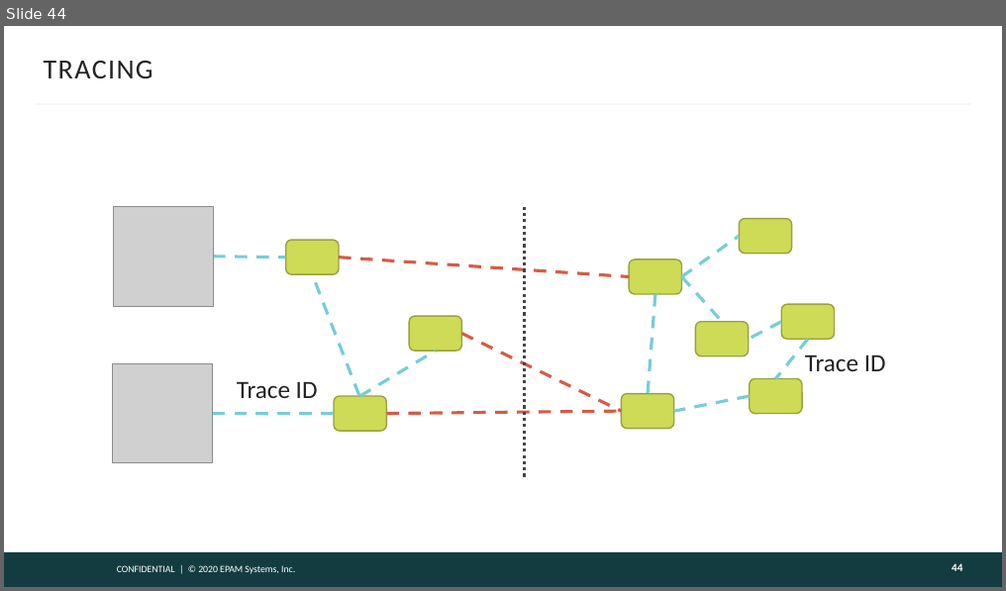
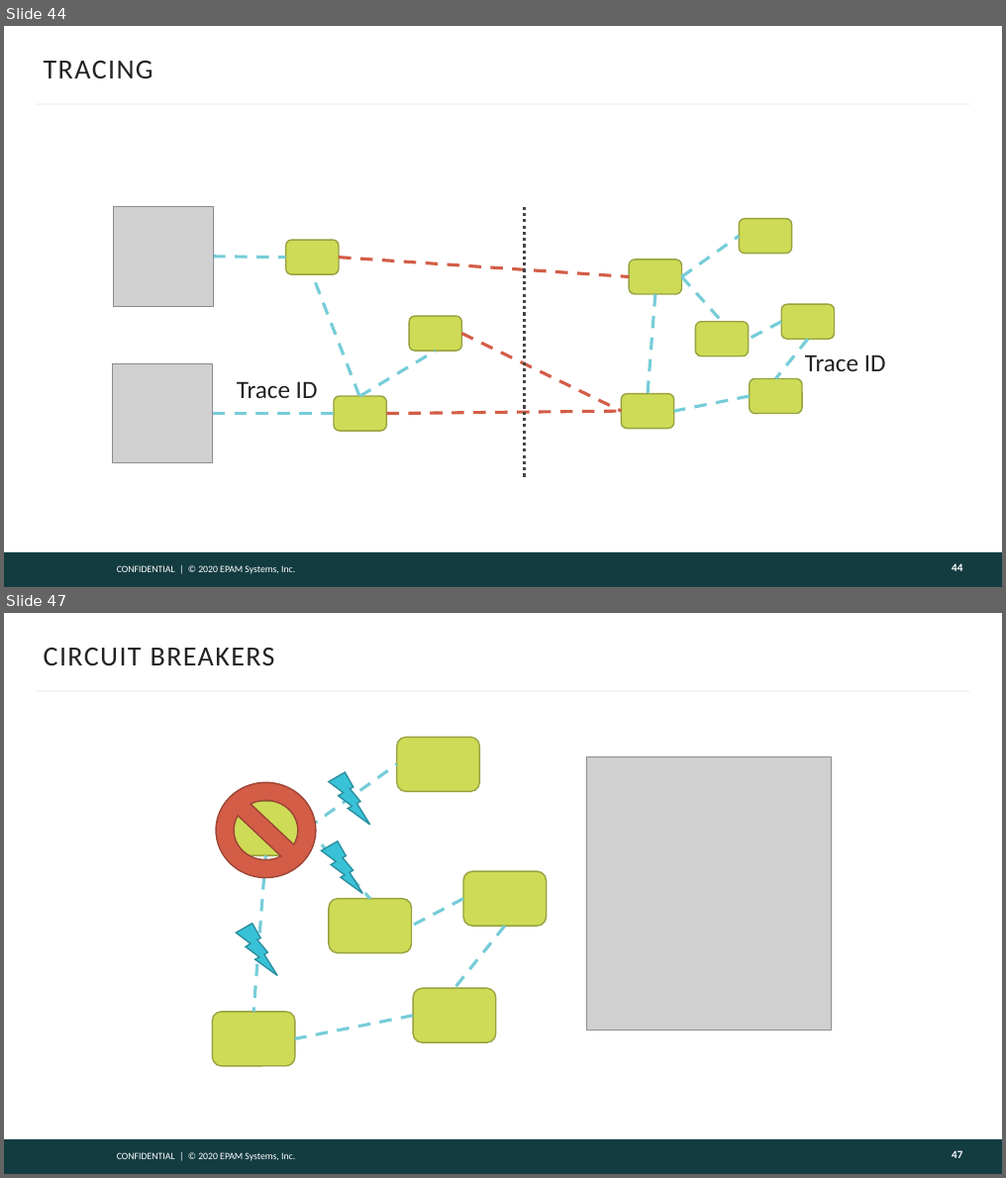
Before and after one commit to gitaroktato/introduction-to-microservices, a slide deck: lecture_3_microservice_patterns.pptx. Shown one above the other, each under a label of ours: slide 44 before the commit, slides 44 and 47 after it; the slides between them are not shown. The pictures are 1006x591 and 1006x1178 pixels, drawn with LibreOffice and Linux fonts; fonts in the diff are those of the drawing; grey boxes stand for pictures; background and template pictures are left out. Boxes give left, top, right and bottom in pixels: in the first picture for what was removed or moved away, otherwise in the second. Text is boxed around its words. In the diff, an @@ line names an element or a change of style, - is before the commit and + after.

```diff
--- a/lecture_3_microservice_patterns.pptx
+++ b/lecture_3_microservice_patterns.pptx
@@ slide 47 added at (4,613,1002,1174), background #FFFFFF; not listed: 3 template elements that a slide beside it also shows @@
@@ title added at (44,648,275,665), 20 pt, text #222222 @@
+CIRCUIT BREAKERS
@@ rounded rectangle added at (397,737,480,791), fill #CEDB56, outline #98A240 1 pt @@
@@ picture added at (587,758,833,1030) @@
@@ no-entry sign added at (216,782,315,877), fill #D35D47, outline #9C4535 1 pt @@
@@ line added from (307, 829) to (397, 764), #76CDD8 2.25 pt dashed @@
@@ lightning bolt added at (329,772,369,825), fill #39C2D7, outline #2A909F 1 pt @@
@@ rounded rectangle added at (225,802,307,857), fill #CEDB56, outline #98A240 1 pt @@
@@ line added from (307, 829) to (370, 898), #76CDD8 2.25 pt dashed @@
@@ lightning bolt added at (322,842,362,893), fill #39C2D7, outline #2A909F 1 pt @@
@@ line added from (265, 856) to (253, 1012), #76CDD8 2.25 pt dashed @@
@@ rounded rectangle added at (463,871,546,927), fill #CEDB56, outline #98A240 1 pt @@
@@ rounded rectangle added at (329,898,411,954), fill #CEDB56, outline #98A240 1 pt @@
@@ line added from (463, 898) to (411, 927), #76CDD8 2.25 pt dashed @@
@@ lightning bolt added at (236,923,276,975), fill #39C2D7, outline #2A909F 1 pt @@
@@ line added from (505, 927) to (454, 988), #76CDD8 2.25 pt dashed @@
@@ rounded rectangle added at (413,988,496,1043), fill #CEDB56, outline #98A240 1 pt @@
@@ rounded rectangle added at (213,1012,295,1067), fill #CEDB56, outline #98A240 1 pt @@
@@ line added from (413, 1016) to (295, 1039), #76CDD8 2.25 pt dashed @@
@@ page number added at (951,1151,962,1158), 8 pt, text #FEFEFE, bold @@
+47
```
Also in this commit, not shown: 3 slides changed, 2 other slides added.
